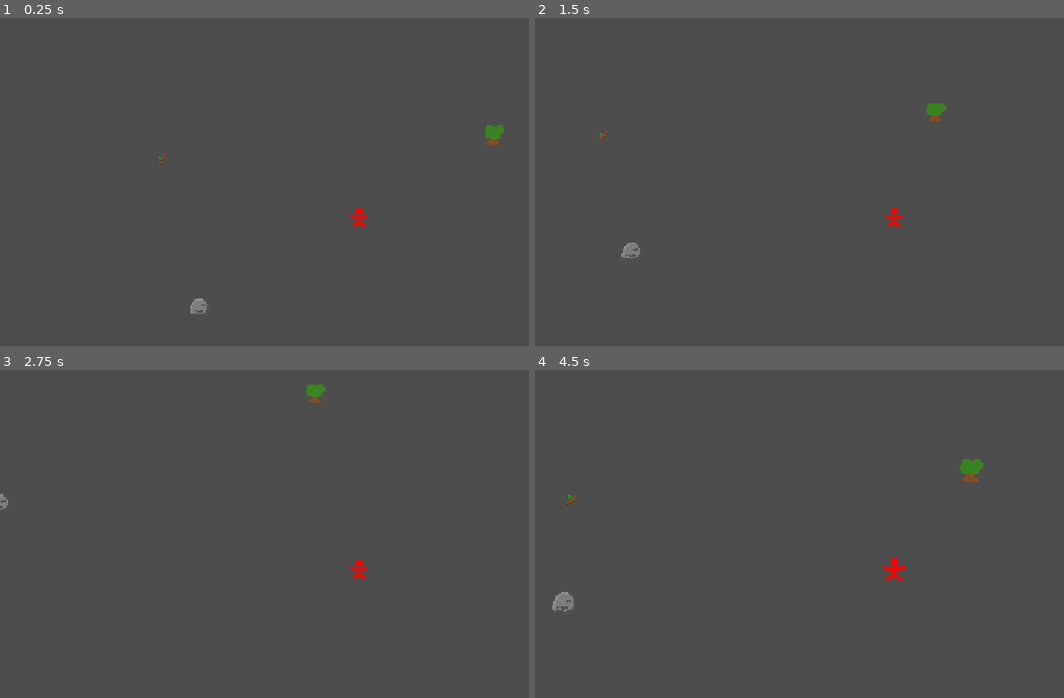
Above: before the commit, frames 1-4 (two rows, left to right).
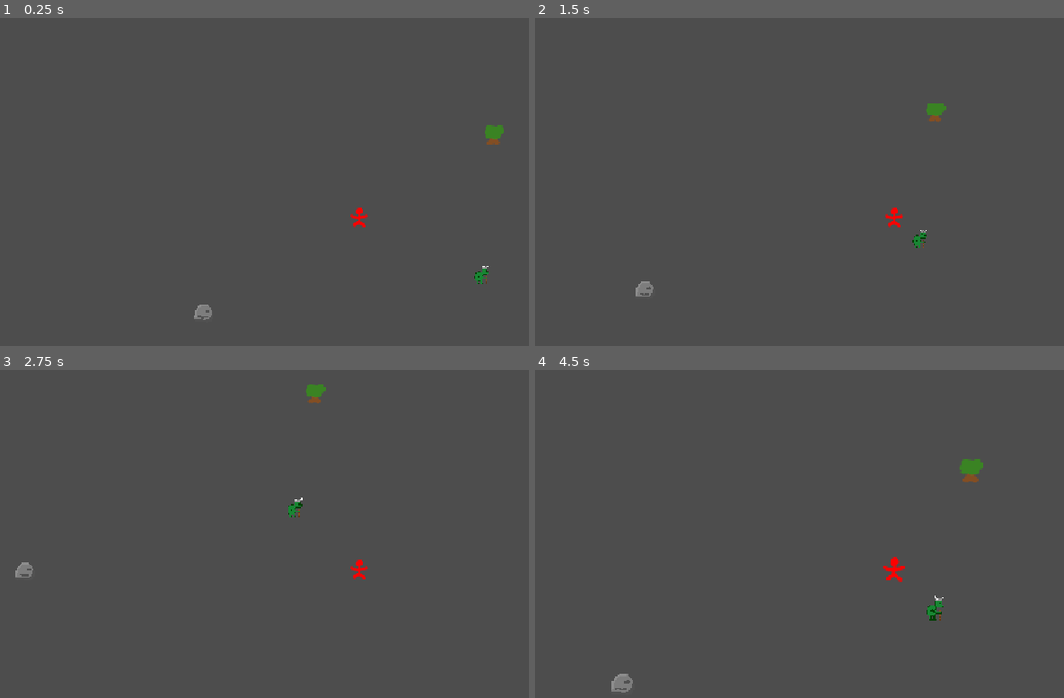
Above: after the commit, the same moments.

Repository: Drewpicus/2dPractice
Game: Godot game, scene res://main.tscn
Two runs of this game, one before a commit and one after it. Both use one fixed random seed, a clock stepped at 60 frames per second and the inputs below.
Inputs (mouse positions are in pixels of both pictures, inside the frame that each line leads up to):
- Up to frame 1 (0.25 s): no input
- Up to frame 2 (1.5 s): move the mouse to (1053, 198) at 0.52 s; hold D (move_right) 0.53-1.28 s; tap Space (space) at 0.6 s; move the mouse to (751, 237) at 1.27 s; hold S (move_down) from 1.28 s (still down); click (751, 237) at 1.35 s
- Up to frame 3 (2.75 s): tap Space (space) at 1.55, 2.3 s; move the mouse to (428, 481) at 2.02 s; release S (move_down) at 2.03 s; hold D (move_right) from 2.03 s (still down); tap T (quick_inspect) at 2.1 s
- Up to frame 4 (4.5 s): move the mouse to (857, 648) at 2.77 s; release D (move_right) at 2.78 s; hold W (move_up) 2.78-3.53 s; tap Space (space) at 2.85, 3.8 s; move the mouse to (outside the picture) at 3.52 s; hold A (move_left) from 3.53 s (still down); tap E (test) at 3.6 s; move the mouse to (677, 507) at 4.27 s; tap Mouse wheel up (zoom_in) at 4.35 s

The runs differ from the first frame. In frame 1, 0.2% of the frame differs, in the area x 29-93%, y 41-93%; in frame 2, 0.3%; in frame 3, 0.2%; in frame 4, 0.5%, in the area x 3-78%, y 38-99%.

Commit message:
entity factory attempt

Diff:
--- a/Scenes/Components/player_controller_component.tscn
+++ b/Scenes/Components/player_controller_component.tscn
@@ -1,6 +1,10 @@
 [gd_scene format=3 uid="uid://bhx14ew2krkso"]
 
 [ext_resource type="Script" uid="uid://drf25g4krf434" path="res://Scripts/Components/player_controller_component.gd" id="1_sikvh"]
+[ext_resource type="Script" uid="uid://b3utf12ccv8b6" path="res://Scripts/player_camera.gd" id="2_ws87e"]
 
-[node name="PlayerControllerComponent" type="Node" unique_id=866909914]
+[node name="PlayerControllerComponent" type="Node2D" unique_id=31185465]
 script = ExtResource("1_sikvh")
+
+[node name="Camera2D" type="Camera2D" parent="." unique_id=1452244776]
+script = ExtResource("2_ws87e")
--- /dev/null
+++ b/Scenes/Components/remains_component.tscn
@@ -0,0 +1,6 @@
+[gd_scene format=3 uid="uid://csowv21hir14f"]
+
+[ext_resource type="Script" uid="uid://vof67tkfgwmu" path="res://Scripts/Components/remains_component.gd" id="1_wcva8"]
+
+[node name="RemainsComponent" type="Node" unique_id=636626653]
+script = ExtResource("1_wcva8")
--- a/Scripts/Components/ai_controller_component.gd
+++ b/Scripts/Components/ai_controller_component.gd
@@ -1,5 +1,4 @@
 extends EntityComponent
-
 class_name AIControllerComponent
 
 var movement_component : MovementComponent
@@ -12,7 +11,7 @@
 	dir = new_direction()
 	if not movement_component:
 		return
-	movement_component.speed = 50
+	movement_component.speed = 20
 
 func _process(delta: float) -> void:
 	if not movement_component:
--- a/Scripts/Components/player_controller_component.gd
+++ b/Scripts/Components/player_controller_component.gd
@@ -2,7 +2,6 @@
 class_name PlayerControllerComponent
 
 @export var movement_component : MovementComponent
-@export var hitbox : Area2D
 @export var interaction_menu: InteractionMenu
 
 func _ready() -> void:
@@ -11,17 +10,11 @@
 		push_warning(self," has no Components node, Player Controller will be disabled")
 		return
 
-	if not movement_component:
-		movement_component = component_folder.get_node_or_null("MovementComponent")
-	if not hitbox:
-		hitbox = component_folder.get_parent().get_node_or_null("Hitbox")
+	movement_component = get_component(&"movement")
 	if not interaction_menu:
 		interaction_menu = get_tree().root.get_node_or_null("Main/UI/InteractionMenu")
 
 func _process(_delta: float) -> void:
-	if Input.is_action_just_pressed("space") and hitbox:
-		hitbox.activate_for_one_frame()
-		print("hitbox active")
 	if not movement_component:
 		return
 	var dir = Input.get_vector("move_left","move_right","move_up","move_down")
--- /dev/null
+++ b/Scripts/Components/remains_component.gd
@@ -0,0 +1,13 @@
+##Contains a reference to the type of remains left behind by this Entity when
+##they die, be it a corpse or a puddle of goo. Remains inherit inventory.
+
+extends EntityComponent
+class_name RemainsComponent
+
+@export var remains: EntityDefinition
+
+func spawn_remains() -> Entity:
+	var remains_entity: Entity
+	if remains:
+		remains_entity = EntityFactory.spawn(remains,root_entity.global_position,get_tree().root.get_node("Main/GameWorld/Entities"))
+	return remains_entity
--- a/Scripts/Reference/component_registry.gd
+++ b/Scripts/Reference/component_registry.gd
@@ -18,6 +18,7 @@
 	&"combat": preload("res://Scenes/Components/combat_component.tscn"),
 	&"stat_block": preload("res://Scenes/Components/stat_block_component.tscn"),
 	&"inventory": preload("res://Scenes/Components/inventory_component.tscn"),
+	&"remains": preload("res://Scenes/Components/remains_component.tscn"),
 	#ai controller
 	#status effect
 }
--- a/Scripts/entity.gd
+++ b/Scripts/entity.gd
@@ -13,6 +13,9 @@
 		health_component.health_depleted.connect(die)
 
 func die() -> void:
+	var remains_component = get_component(&"remains")
+	if remains_component:
+		remains_component.spawn_remains()
 	queue_free()
 
 ##Add a component to the component folder, based on name, e.g. &"health"
--- /dev/null
+++ b/entity_definition.gd
@@ -0,0 +1,8 @@
+extends Resource
+class_name EntityDefinition
+
+@export var entity_name: String
+@export var sprite: Texture2D
+@export var collision_shape: Shape2D
+
+@export var components: Array[Dictionary]
--- /dev/null
+++ b/entity_factory.gd
@@ -0,0 +1,26 @@
+extends RefCounted
+class_name EntityFactory
+
+const ENTITY_SCENE: PackedScene = preload("res://Scenes/entity.tscn")
+
+static func build(entity: EntityDefinition) -> Entity:
+	var new_entity := ENTITY_SCENE.instantiate() as Entity
+
+	new_entity.name = entity.entity_name
+	new_entity.get_node("Sprite2D").texture = entity.sprite
+	new_entity.get_node("CollisionShape2D").shape = entity.collision_shape.duplicate()
+
+	for component in entity.components:
+		var key = component.keys()[0] as StringName
+		new_entity.add_component(key,component[key])
+
+	return new_entity
+
+static func spawn(entity: EntityDefinition, global_position: Vector2, parent: Node) -> Entity:
+	var new_entity = build(entity) as Entity
+
+	parent.add_child(new_entity)
+
+	new_entity.global_position = global_position
+
+	return new_entity
--- /dev/null
+++ b/goblin_corpse.tres
@@ -0,0 +1,19 @@
+[gd_resource type="Resource" script_class="EntityDefinition" format=3 uid="uid://dqrnuc7bhm1pn"]
+
+[ext_resource type="Script" uid="uid://0l7q2hvlm5mj" path="res://entity_definition.gd" id="1_plt2h"]
+[ext_resource type="Texture2D" uid="uid://caycjc8offvuw" path="res://Scripts/dead_goblin.png" id="2_46k4g"]
+
+[sub_resource type="CircleShape2D" id="CircleShape2D_dboa7"]
+radius = 16.0
+
+[resource]
+script = ExtResource("1_plt2h")
+entity_name = "Goblin Corpse"
+sprite = ExtResource("2_46k4g")
+collision_shape = SubResource("CircleShape2D_dboa7")
+components = Array[Dictionary]([{
+&"interactable": null
+}, {
+&"inventory": null
+}])
+metadata/_custom_type_script = "uid://0l7q2hvlm5mj"
--- a/main.tscn
+++ b/main.tscn
@@ -2,7 +2,9 @@
 
 [ext_resource type="Script" uid="uid://y87ikykg53o3" path="res://Scripts/entity.gd" id="1_entity"]
 [ext_resource type="Texture2D" uid="uid://b57wr2y5wmhwr" path="res://real man.png" id="1_ig7tw"]
+[ext_resource type="Script" uid="uid://drf25g4krf434" path="res://Scripts/Components/player_controller_component.gd" id="3_getpj"]
 [ext_resource type="PackedScene" uid="uid://c8n5ywuq4wexl" path="res://Scenes/Components/info_component.tscn" id="4_82xsv"]
+[ext_resource type="Script" uid="uid://b3utf12ccv8b6" path="res://Scripts/player_camera.gd" id="4_ryguw"]
 [ext_resource type="PackedScene" uid="uid://bow6p41t1x85q" path="res://Scenes/Components/inventory_component.tscn" id="5_efxa6"]
 [ext_resource type="Script" uid="uid://caaua8fku7py0" path="res://Scripts/Components/movement_component.gd" id="5_lquwl"]
 [ext_resource type="Script" uid="uid://ccl8ohs1254p2" path="res://Scripts/Components/ai_controller_component.gd" id="7_272bh"]
@@ -11,21 +13,24 @@
 [ext_resource type="PackedScene" uid="uid://cjgjbri4a3g5v" path="res://Scenes/Components/stat_block_component.tscn" id="9_82xsv"]
 [ext_resource type="PackedScene" uid="uid://r7mj8yd1ehck" path="res://Scenes/Components/interactable_component.tscn" id="10_w48qg"]
 [ext_resource type="PackedScene" uid="uid://bb5qmpg0y7lu1" path="res://Scenes/Components/interactor_component.tscn" id="11_getpj"]
-[ext_resource type="PackedScene" uid="uid://bhx14ew2krkso" path="res://Scenes/Components/player_controller_component.tscn" id="12_ryguw"]
 [ext_resource type="Texture2D" uid="uid://bde2ei0igaxqp" path="res://tree.png" id="13_vivmo"]
 [ext_resource type="PackedScene" uid="uid://lhrom4t368bh" path="res://Scenes/Components/combat_component.tscn" id="14_074og"]
 [ext_resource type="PackedScene" uid="uid://bulbbqbt15p6m" path="res://Scenes/Components/capability_component.tscn" id="14_82xsv"]
 [ext_resource type="Texture2D" uid="uid://cj1v4stwgsnfu" path="res://rock.png" id="16_2cqfq"]
-[ext_resource type="Script" uid="uid://b3utf12ccv8b6" path="res://Scripts/player_camera.gd" id="16_82xsv"]
 [ext_resource type="Script" uid="uid://bu0e3fksd35vt" path="res://item.gd" id="17_82xsv"]
 [ext_resource type="Resource" uid="uid://cm46tjfmcqtt8" path="res://stick.tres" id="18_getpj"]
-[ext_resource type="PackedScene" uid="uid://ewb3cluh0to0" path="res://dropped_item.tscn" id="19_getpj"]
+[ext_resource type="Texture2D" uid="uid://dlder6a3g8lv3" path="res://Scripts/goblin.png" id="19_ryguw"]
 [ext_resource type="Script" uid="uid://du6k7n4fgllb6" path="res://Scripts/interaction_menu.gd" id="21_getpj"]
+[ext_resource type="PackedScene" uid="uid://csowv21hir14f" path="res://Scenes/Components/remains_component.tscn" id="21_ryguw"]
+[ext_resource type="Resource" uid="uid://dqrnuc7bhm1pn" path="res://goblin_corpse.tres" id="22_d13ii"]
 
 [sub_resource type="CircleShape2D" id="CircleShape2D_0xm2m"]
 radius = 16.0
 
 [sub_resource type="CircleShape2D" id="CircleShape2D_2cqfq"]
+radius = 16.0
+
+[sub_resource type="CircleShape2D" id="CircleShape2D_d13ii"]
 radius = 16.0
 
 [sub_resource type="Theme" id="Theme_getpj"]
@@ -51,6 +56,12 @@
 
 [node name="Components" type="Node2D" parent="GameWorld/Entities/Player" unique_id=1133228964]
 
+[node name="PlayerControllerComponent" type="Node2D" parent="GameWorld/Entities/Player/Components" unique_id=31185465]
+script = ExtResource("3_getpj")
+
+[node name="Camera2D" type="Camera2D" parent="GameWorld/Entities/Player/Components/PlayerControllerComponent" unique_id=1452244776]
+script = ExtResource("4_ryguw")
+
 [node name="InfoComponent" parent="GameWorld/Entities/Player/Components" unique_id=1685845071 instance=ExtResource("4_82xsv")]
 description = "A walking, talking guy!"
 
@@ -69,12 +80,7 @@
 
 [node name="CombatComponent" parent="GameWorld/Entities/Player/Components" unique_id=333536677 instance=ExtResource("14_074og")]
 
-[node name="PlayerControllerComponent" parent="GameWorld/Entities/Player/Components" unique_id=866909914 instance=ExtResource("12_ryguw")]
-
 [node name="CapabilityComponent" parent="GameWorld/Entities/Player/Components" unique_id=2138748879 instance=ExtResource("14_82xsv")]
-
-[node name="Camera2D" type="Camera2D" parent="GameWorld/Entities/Player/Components" unique_id=1269920283]
-script = ExtResource("16_82xsv")
 
 [node name="Tree" type="CharacterBody2D" parent="GameWorld/Entities" unique_id=834797728]
 position = Vector2(216, -131)
@@ -133,16 +139,50 @@
 
 [node name="MovementComponent" parent="GameWorld/Entities/Rock/Components" unique_id=16291397 instance=ExtResource("7_cegan")]
 
-[node name="AIControllerComponent" type="Node" parent="GameWorld/Entities/Rock/Components" unique_id=1099161692]
-script = ExtResource("7_272bh")
-
 [node name="HealthComponent" parent="GameWorld/Entities/Rock/Components" unique_id=936156409 instance=ExtResource("8_ycdy4")]
 
 [node name="CombatComponent" parent="GameWorld/Entities/Rock/Components" unique_id=68597077 instance=ExtResource("14_074og")]
 
-[node name="DroppedItem" parent="GameWorld/Entities" unique_id=57117086 instance=ExtResource("19_getpj")]
-position = Vector2(-318, -93)
-item = ExtResource("18_getpj")
+[node name="Goblin" type="CharacterBody2D" parent="GameWorld/Entities" unique_id=842891499]
+position = Vector2(198, 95)
+motion_mode = 1
+script = ExtResource("1_entity")
+
+[node name="Sprite2D" type="Sprite2D" parent="GameWorld/Entities/Goblin" unique_id=920778754]
+texture = ExtResource("19_ryguw")
+
+[node name="CollisionShape2D" type="CollisionShape2D" parent="GameWorld/Entities/Goblin" unique_id=237356574]
+shape = SubResource("CircleShape2D_d13ii")
+
+[node name="AnimationPlayer" type="AnimationPlayer" parent="GameWorld/Entities/Goblin" unique_id=1894285346]
+
+[node name="Components" type="Node2D" parent="GameWorld/Entities/Goblin" unique_id=1936502166]
+
+[node name="HealthComponent" parent="GameWorld/Entities/Goblin/Components" unique_id=1898991826 instance=ExtResource("8_ycdy4")]
+max_health = 5
+
+[node name="CapabilityComponent" parent="GameWorld/Entities/Goblin/Components" unique_id=497487874 instance=ExtResource("14_82xsv")]
+capabilities = Array[StringName]([&"possessive"])
+
+[node name="InfoComponent" parent="GameWorld/Entities/Goblin/Components" unique_id=772125187 instance=ExtResource("4_82xsv")]
+description = "A nice guy, really just a nice green fellow."
+
+[node name="InteractableComponent" parent="GameWorld/Entities/Goblin/Components" unique_id=679915086 instance=ExtResource("10_w48qg")]
+
+[node name="InteractorComponent" parent="GameWorld/Entities/Goblin/Components" unique_id=1125360253 instance=ExtResource("11_getpj")]
+
+[node name="InventoryComponent" parent="GameWorld/Entities/Goblin/Components" unique_id=206470173 instance=ExtResource("5_efxa6")]
+
+[node name="AIControllerComponent" type="Node" parent="GameWorld/Entities/Goblin/Components" unique_id=1099161692]
+script = ExtResource("7_272bh")
+
+[node name="MovementComponent" parent="GameWorld/Entities/Goblin/Components" unique_id=1129791833 instance=ExtResource("7_cegan")]
+speed = 20.0
+
+[node name="RemainsComponent" parent="GameWorld/Entities/Goblin/Components" unique_id=636626653 instance=ExtResource("21_ryguw")]
+remains = ExtResource("22_d13ii")
+
+[node name="StatBlockComponent" parent="GameWorld/Entities/Goblin/Components" unique_id=750857139 instance=ExtResource("9_82xsv")]
 
 [node name="UI" type="CanvasLayer" parent="." unique_id=1044784727]
 
--- a/quick_actions.gd
+++ b/quick_actions.gd
@@ -9,3 +9,4 @@
 }
 
 static func perform_quick_action():
+ pass
Not shown, added: Scripts/Components/remains_component.gd.uid
Binary file added: Scripts/dead_goblin.png
Not shown, added: Scripts/dead_goblin.png.import
Binary file added: Scripts/goblin coin.png
Not shown, added: Scripts/goblin coin.png.import
Binary file added: Scripts/goblin.png
Not shown, added: Scripts/goblin.png.import
Not shown, added: entity_definition.gd.uid
Not shown, added: entity_factory.gd.uid
